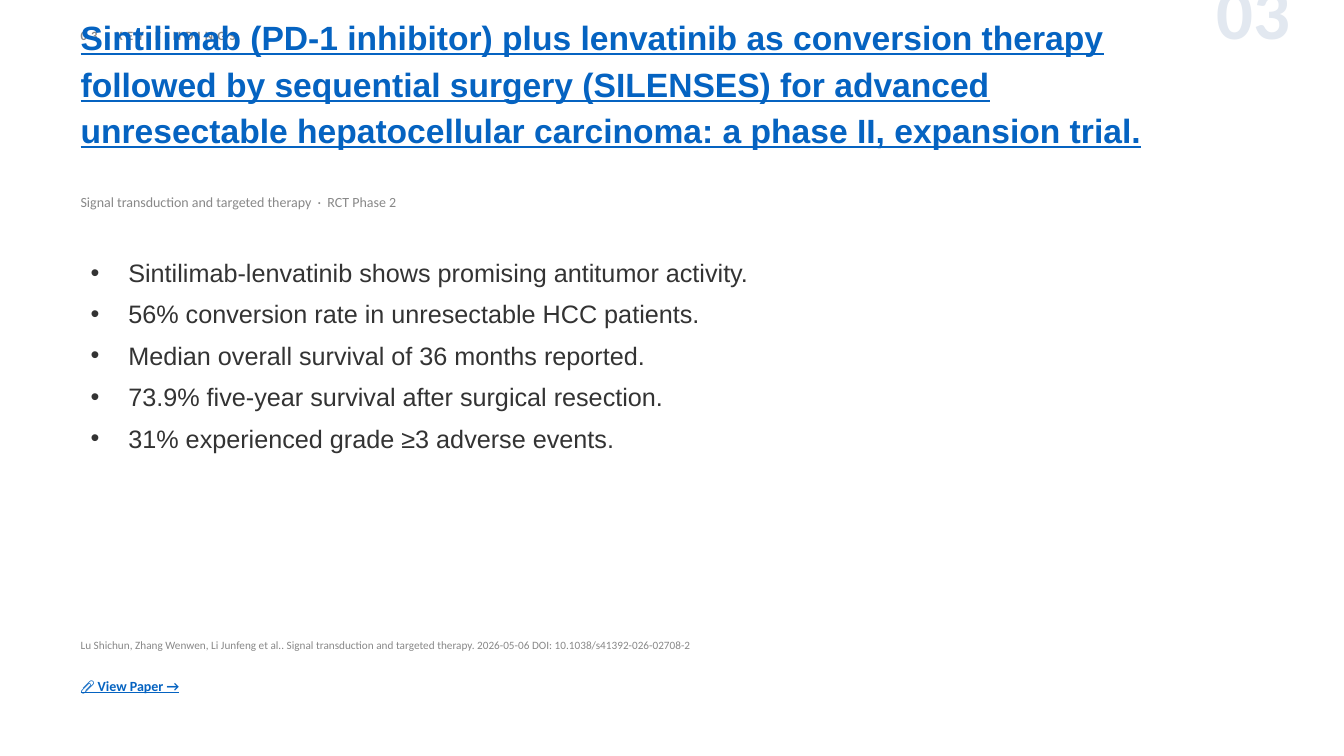
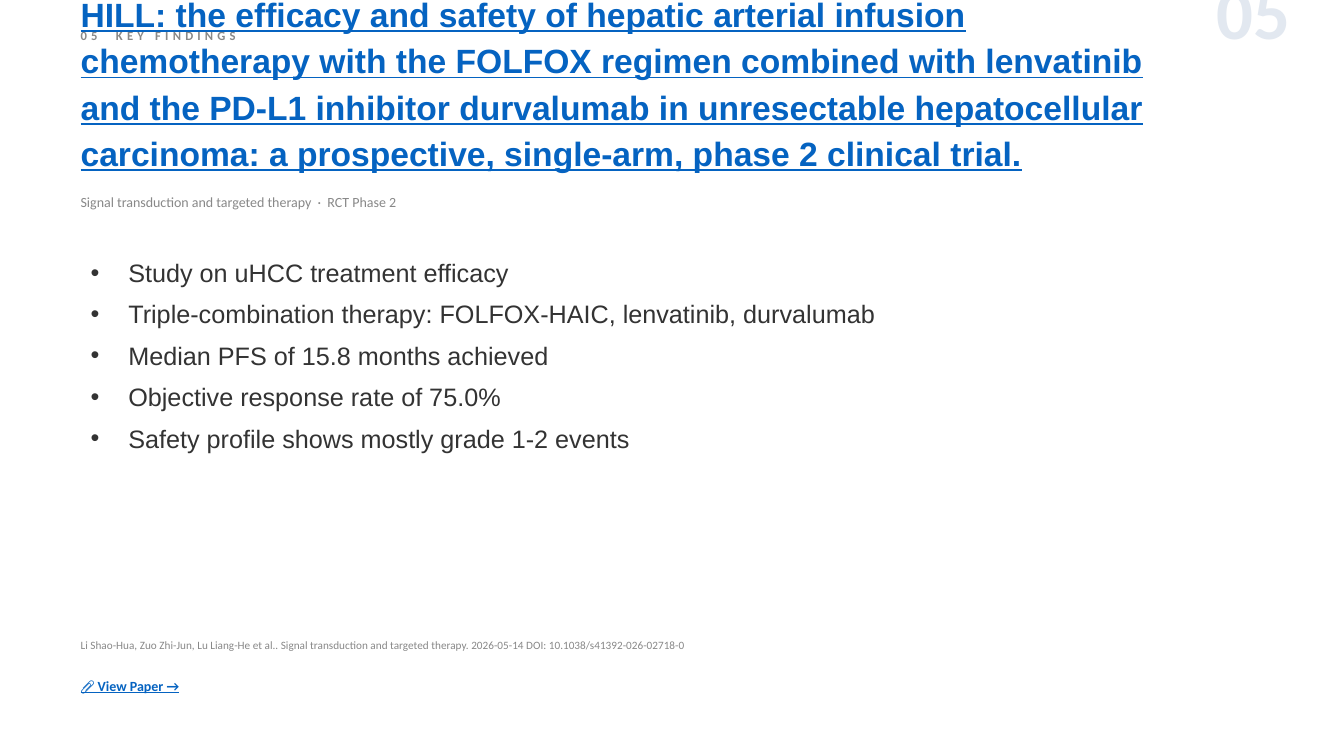
Before and after one commit to jejenhu-maker/hcc-weekly-digest, a slide deck: slide 7 of docs/digest-en.pptx (slide 5 before the commit). Drawn at 1344x756 pixels with LibreOffice and Linux fonts; fonts in the diff are those of the drawing. Boxes give left, top, right and bottom in pixels: in the first picture for what was removed or moved away, otherwise in the second. Text is boxed around its words. In the diff, an @@ line names an element or a change of style, - is before the commit and + after.

```diff
--- a/docs/digest-en.pptx
+++ b/docs/digest-en.pptx
@@ text at bbox=[81, 2, 1143, 173]: text changed @@
-Sintilimab (PD-1 inhibitor) plus lenvatinib as conversion therapy followed by sequential surgery (SILENSES) for advanced unresectable hepatocellular carcinoma: a phase II, expansion trial.
+HILL: the efficacy and safety of hepatic arterial infusion chemotherapy with the FOLFOX regimen combined with lenvatinib and the PD-L1 inhibitor durvalumab in unresectable hepatocellular carcinoma: a prospective, single-arm, phase 2 clinical trial.
@@ text at bbox=[1008, 10, 1291, 10]: text changed @@
-03
+05
@@ text at bbox=[81, 30, 236, 40]: text changed @@
-03 KEY FINDINGS
+05 KEY FINDINGS
@@ text at bbox=[128, 263, 875, 453]: text changed @@
-• Sintilimab-lenvatinib shows promising antitumor activity.
-• 56% conversion rate in unresectable HCC patients.
-• Median overall survival of 36 months reported.
-• 73.9% five-year survival after surgical resection.
-• 31% experienced grade ≥3 adverse events.
+• Study on uHCC treatment efficacy
+• Triple-combination therapy: FOLFOX-HAIC, lenvatinib, durvalumab
+• Median PFS of 15.8 months achieved
+• Objective response rate of 75.0%
+• Safety profile shows mostly grade 1-2 events
@@ text at bbox=[81, 641, 684, 651]: text changed @@
-Lu Shichun, Zhang Wenwen, Li Junfeng et al.. Signal transduction and targeted therapy. 2026-05-06 DOI: 10.1038/s41392-026-02708-2
+Li Shao-Hua, Zuo Zhi-Jun, Lu Liang-He et al.. Signal transduction and targeted therapy. 2026-05-14 DOI: 10.1038/s41392-026-02718-0
```
Also in this commit, not shown: 11 other slides changed, 2 slides added, 2 slides removed, 2 other files.
